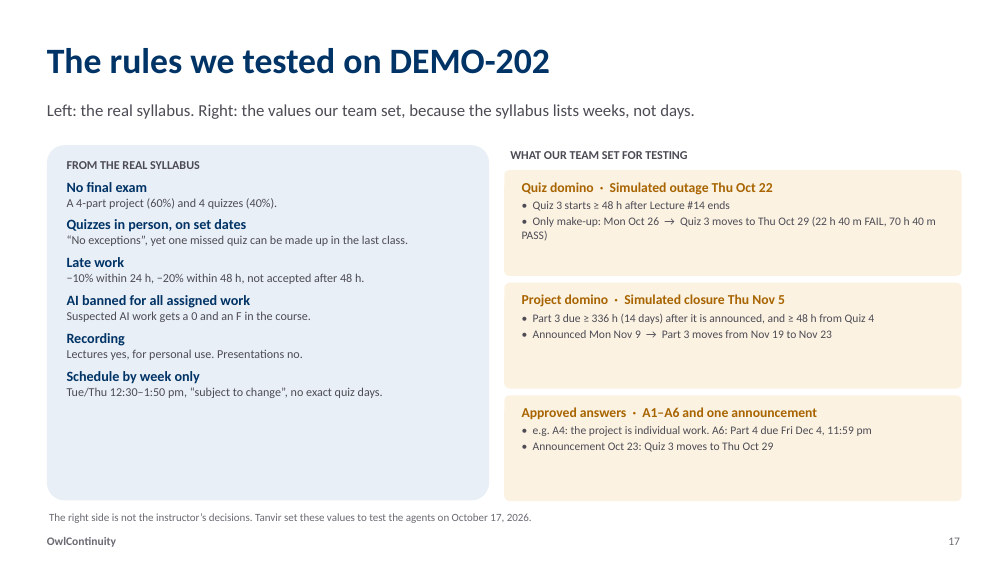
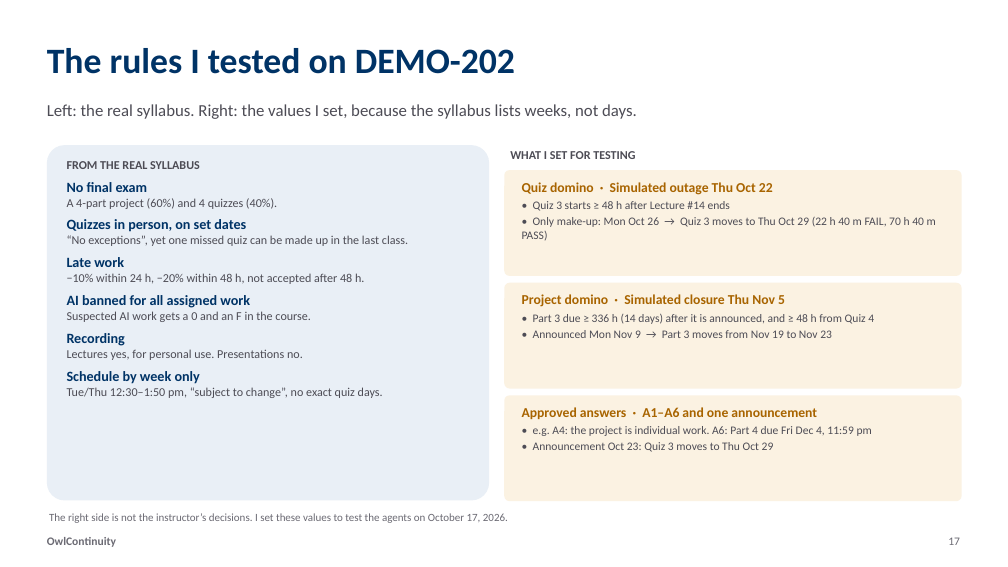
Before and after one commit to tanviranjumjoarder/OwlContinuity, a slide deck: slide 17 of deck/OwlContinuity_Detailed_Deck.pptx. Drawn at 1008x567 pixels with LibreOffice and Linux fonts; fonts in the diff are those of the drawing. Boxes give left, top, right and bottom in pixels: in the first picture for what was removed or moved away, otherwise in the second. Text is boxed around its words. In the diff, an @@ line names an element or a change of style, - is before the commit and + after.

Commit message:
Use solo wording across the README, decks, PDFs, demo pages and video

```diff
--- a/deck/OwlContinuity_Detailed_Deck.pptx
+++ b/deck/OwlContinuity_Detailed_Deck.pptx
@@ text at (47,48,515,74): text changed @@
-The rules we tested on DEMO-202
+The rules I tested on DEMO-202
@@ text at (47,104,637,119): text changed @@
-Left: the real syllabus. Right: the values our team set, because the syllabus lists weeks, not days.
+Left: the real syllabus. Right: the values I set, because the syllabus lists weeks, not days.
@@ text at (510,151,635,159): text changed @@
-WHAT OUR TEAM SET FOR TESTING
+WHAT I SET FOR TESTING
@@ text at (49,513,508,523): text changed @@
-The right side is not the instructor’s decisions. Tanvir set these values to test the agents on October 17, 2026.
+The right side is not the instructor’s decisions. I set these values to test the agents on October 17, 2026.
```
Also in this commit, not shown: 10 other slides changed, 30 other files.
